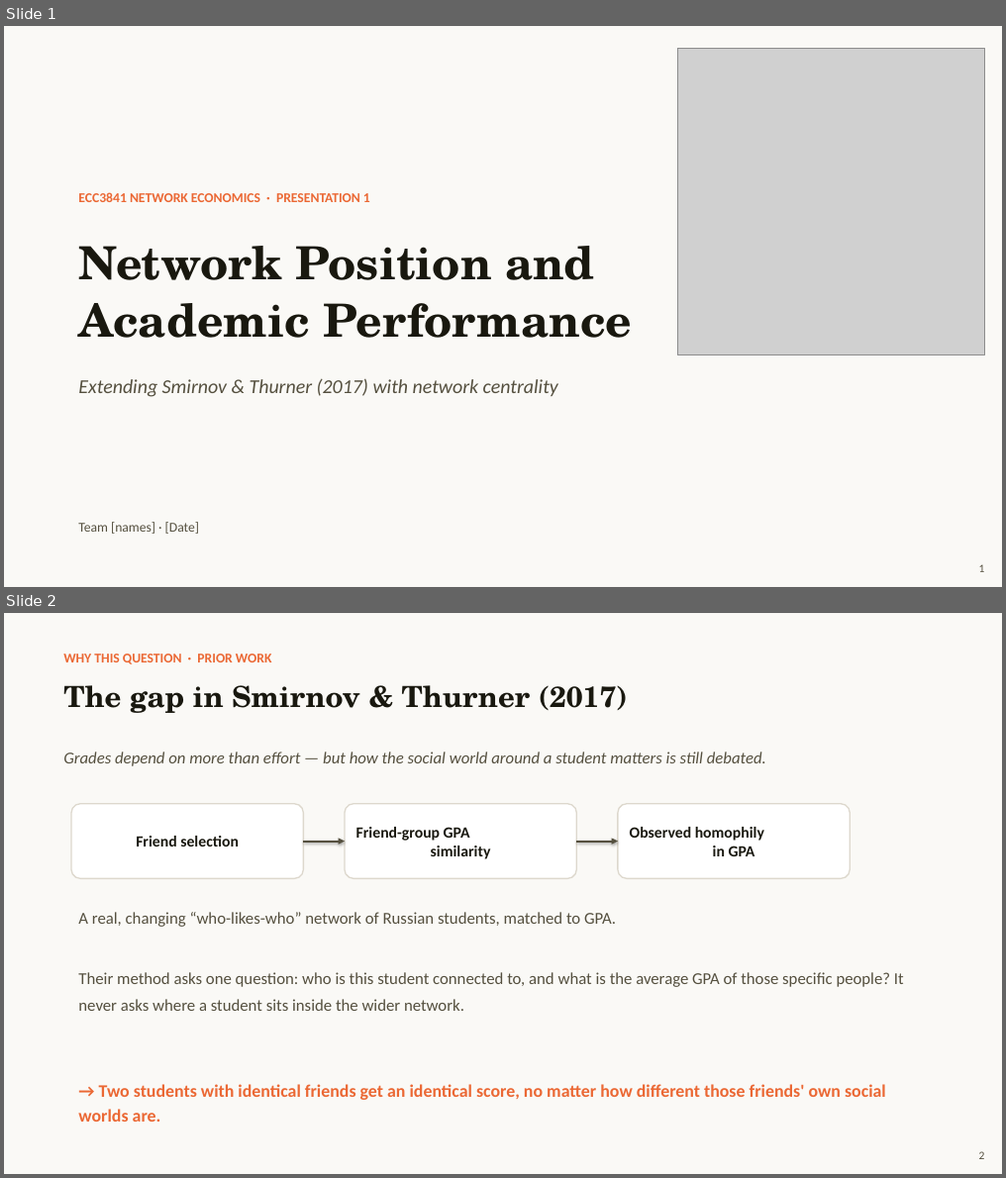
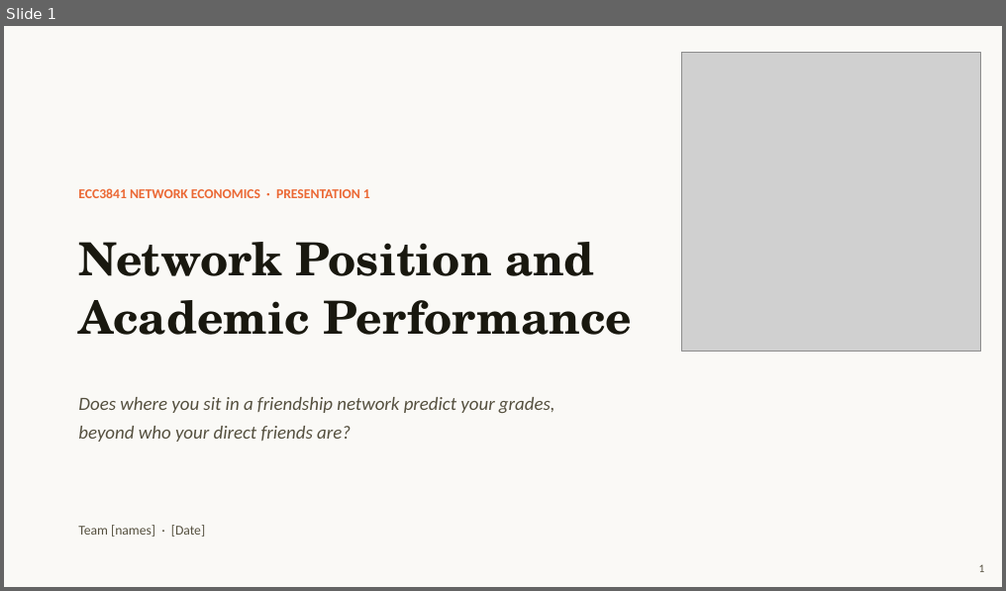
Before and after one commit to TingyingHuang/ECC3841-network-position-and-academic-performance, a slide deck: slides/Presentation1.pptx. Shown one above the other, each under a label of ours: slides 1 and 2 before the commit, slide 1 after it. The pictures are 1006x1178 and 1006x591 pixels, drawn with LibreOffice and Linux fonts; fonts in the diff are those of the drawing; grey boxes stand for pictures. Boxes give left, top, right and bottom in pixels: in the first picture for what was removed or moved away, otherwise in the second. Text is boxed around its words. In the diff, an @@ line names an element or a change of style, - is before the commit and + after.

```diff
--- a/slides/Presentation1.pptx
+++ b/slides/Presentation1.pptx
@@ slide 2 removed at [4, 613, 1002, 1174], background #FFFFFF @@
@@ rectangle removed at [4, 613, 1002, 1174] @@
@@ text removed at [63, 654, 272, 664] @@
-WHY THIS QUESTION · PRIOR WORK
@@ text removed at [63, 685, 628, 713] @@
-The gap in Smirnov & Thurner (2017)
@@ text removed at [63, 752, 766, 766] @@
-Grades depend on more than effort — but how the social world around a student matters is still debated.
@@ rounded rectangle removed at [71, 804, 303, 878] @@
-Friend selection
@@ rounded rectangle removed at [345, 804, 576, 878] @@
-Friend-group GPA
-similarity
@@ rounded rectangle removed at [618, 804, 849, 878] @@
-Observed homophily
-in GPA
@@ arrow removed from (303, 842) to (345, 842) @@
@@ arrow removed from (576, 842) to (618, 842) @@
@@ text removed at [78, 912, 616, 927] @@
-A real, changing “who-likes-who” network of Russian students, matched to GPA.
@@ text removed at [78, 972, 904, 1011] @@
-Their method asks one question: who is this student connected to, and what is the average GPA of those specific people? It never asks where a student sits inside the wider network.
@@ text removed at [78, 1084, 886, 1122] @@
-→ Two students with identical friends get an identical score, no matter how different those friends' own social worlds are.
@@ text removed at [979, 1152, 985, 1159] @@
-2
@@ slide 1 changed as well @@
@@ picture: place and size @@
-picture at [678, 49, 985, 356]
+picture at [681, 52, 981, 352]
@@ text "ECC3841 NETWORK ECONOMICS · PRESENTATION ...": place and size @@
-text "ECC3841 NETWORK ECONOMICS · PRESENTATION ..." at [78, 192, 370, 202]
+text "ECC3841 NETWORK ECONOMICS · PRESENTATION ..." at [78, 188, 370, 198]
@@ text "Network Position and": place and size @@
-text "Network Position and" at [78, 246, 632, 338]
+text "Network Position and" at [78, 242, 632, 335]
@@ text at [78, 397, 555, 442]: text changed; size 19 to 18 pt @@
-Extending Smirnov & Thurner (2017) with network centrality
+Does where you sit in a friendship network predict your grades,
+beyond who your direct friends are?
@@ text "Team [names] · [Date]" rewrapped from [78, 522, 199, 534] to [78, 525, 205, 537] @@
```
Also in this commit, not shown: 3 other slides changed, 8 slides added, 4 other slides removed, 9 other files.
